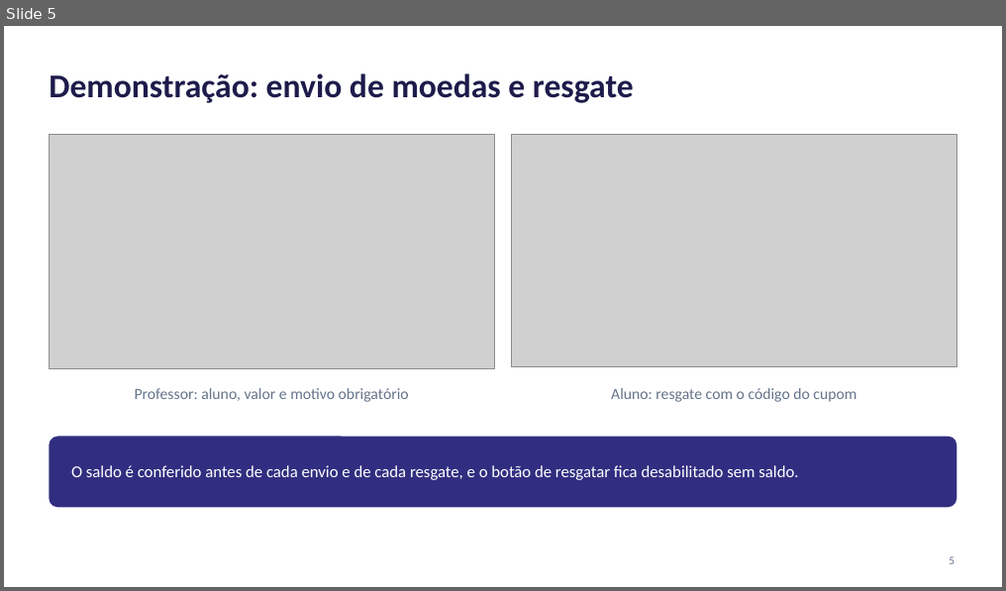
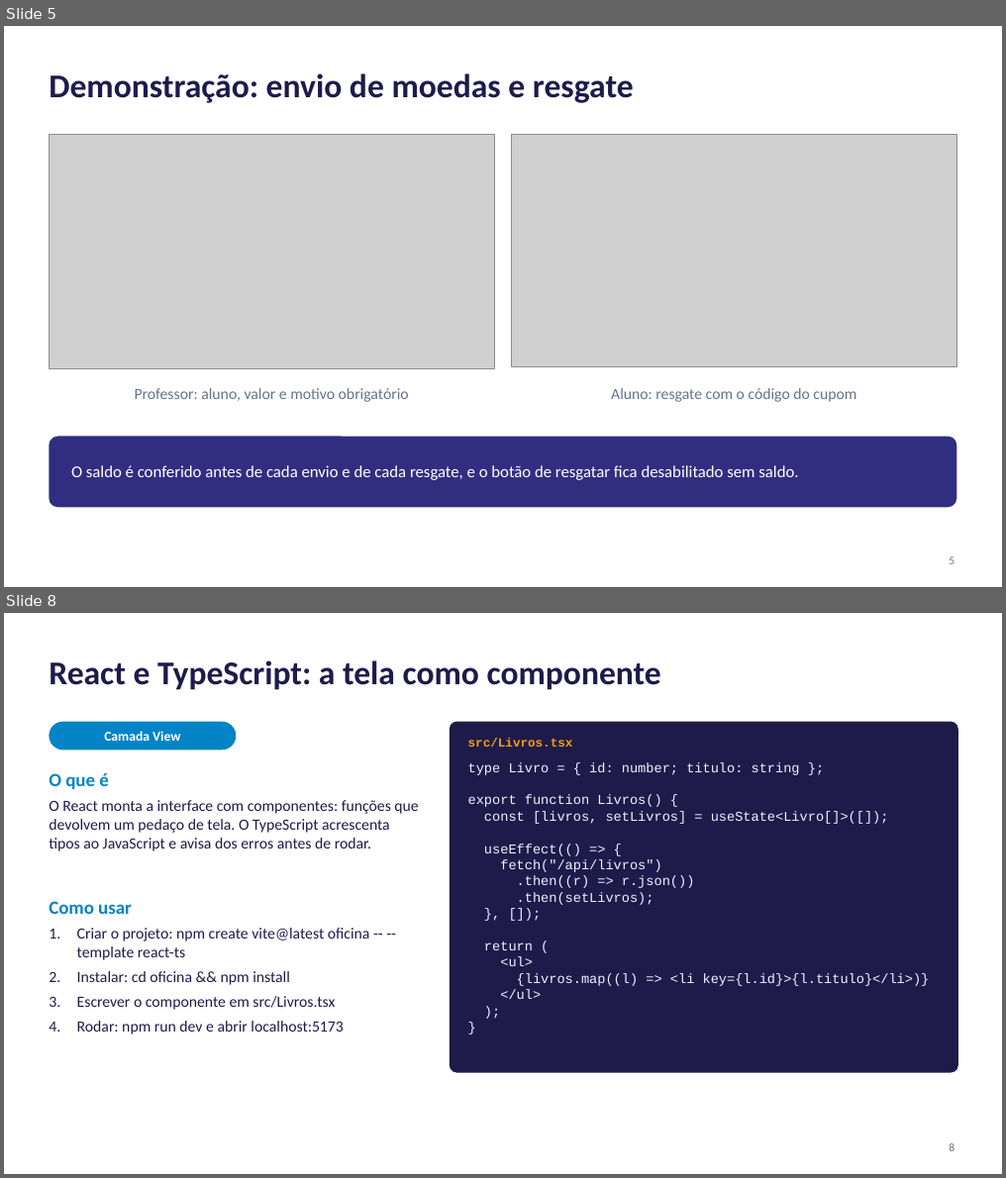
Before and after one commit to lucaslmchaves/sistema-moeda-estudantil, a slide deck: docs/apresentacao/Lab03S03-Apresentacao.pptx. Shown one above the other, each under a label of ours: slide 5 before the commit, slides 5 and 8 after it; the slides between them are not shown. The pictures are 1006x591 and 1006x1178 pixels, drawn with LibreOffice and Linux fonts; fonts in the diff are those of the drawing; grey boxes stand for pictures. Boxes give left, top, right and bottom in pixels: in the first picture for what was removed or moved away, otherwise in the second. Text is boxed around its words. In the diff, an @@ line names an element or a change of style, - is before the commit and + after.

Commit message:
docs: refaz os slides com a oficina das tecnologias por camada do MVC

```diff
--- a/docs/apresentacao/Lab03S03-Apresentacao.pptx
+++ b/docs/apresentacao/Lab03S03-Apresentacao.pptx
@@ slide 8 added at [4,613,1002,1174], background #FFFFFF @@
@@ title added at [49,661,661,690], 32 pt, text #1E1B4B, bold @@
+React e TypeScript: a tela como componente
@@ rounded rectangle added at [49,722,236,750], fill #0284C7 @@
@@ text added at [104,731,180,741], 13 pt, text #FFFFFF, bold @@
+Camada View
@@ rounded rectangle added at [450,722,958,1073], fill #1E1B4B @@
@@ text added at [468,738,573,747], 12 pt, text #F59E0B, bold @@
+src/Livros.tsx
@@ text added at [49,773,109,789], 18 pt, text #0284C7, bold @@
+O que é
@@ text added at [468,762,930,999], 13 pt, text #EEF2FF @@
+type Livro = { id: number; titulo: string };
+export function Livros() {
+const [livros, setLivros] = useState<Livro[]>([]);
+useEffect(() => {
+fetch("/api/livros")
+.then((r) => r.json())
+.then(setLivros);
+}, []);
+return (
+<ul>
+{livros.map((l) => <li key={l.id}>{l.titulo}</li>)}
+</ul>
+);
+}
@@ text added at [49,800,418,852], 15 pt, text #1E1B4B @@
+O React monta a interface com componentes: funções que devolvem um pedaço de tela. O TypeScript acrescenta tipos ao JavaScript e avisa dos erros antes de rodar.
@@ text added at [49,901,132,914], 18 pt, text #0284C7, bold @@
+Como usar
@@ text added at [77,928,370,1035], 15 pt, text #1E1B4B @@
+1. Criar o projeto: npm create vite@latest oficina -- --template react-ts
+2. Instalar: cd oficina && npm install
+3. Escrever o componente em src/Livros.tsx
+4. Rodar: npm run dev e abrir localhost:5173
@@ page number added at [948,1144,954,1152], 11 pt, text #64748B @@
+8
```
Also in this commit, not shown: 3 slides changed, 8 other slides added, 6 slides removed, 1 other file.
